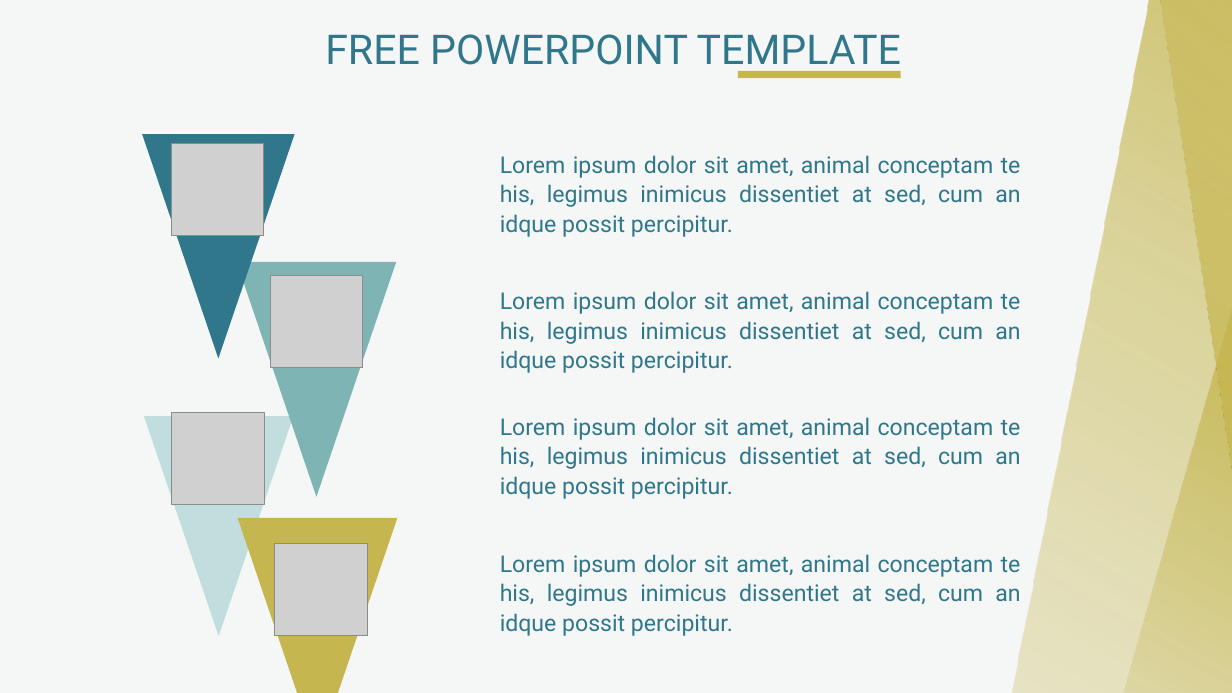
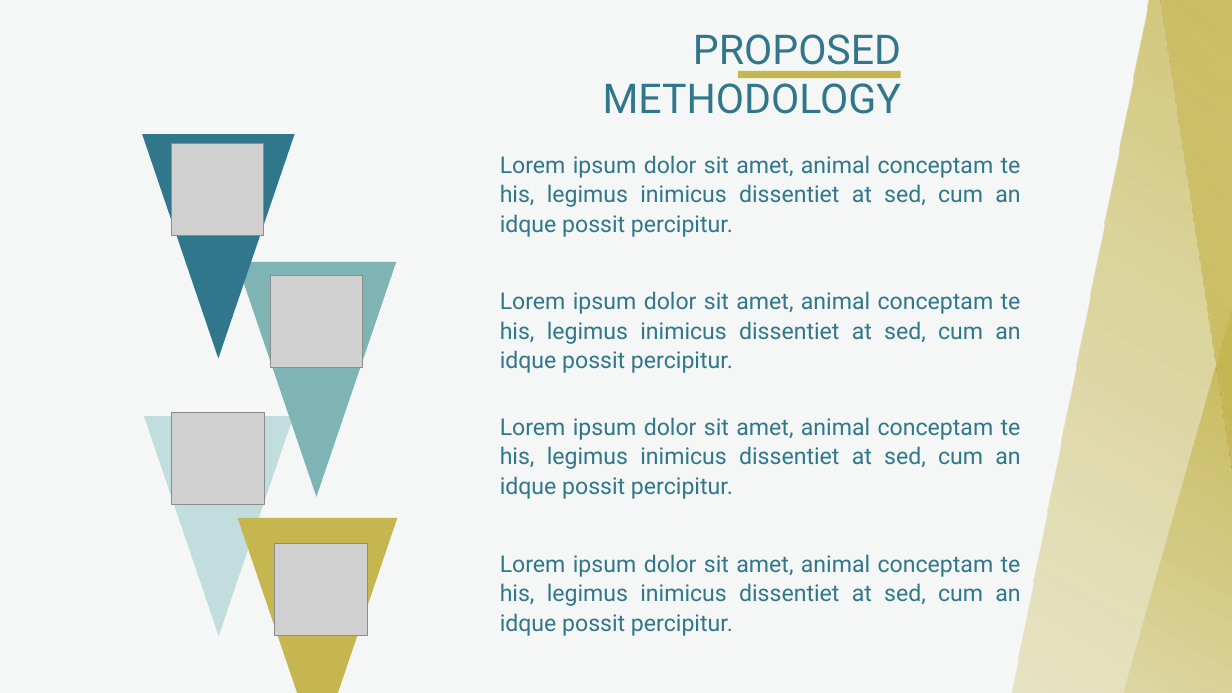
Before and after one commit to Winter-Soren/ConferencePaper-CHRIST-University, a slide deck: slide 6 of PPT/Morph PPT slides.pptx (slide 7 before the commit). Drawn at 1232x693 pixels with LibreOffice and Linux fonts; fonts in the diff are those of the drawing; grey boxes stand for pictures. Boxes give left, top, right and bottom in pixels: in the first picture for what was removed or moved away, otherwise in the second. Text is boxed around its words. In the diff, an @@ line names an element or a change of style, - is before the commit and + after.

```diff
--- a/PPT/Morph PPT slides.pptx
+++ b/PPT/Morph PPT slides.pptx
@@ text at box(603, 34, 901, 114): text changed @@
-FREE POWERPOINT TEMPLATE
+PROPOSED
+METHODOLOGY
```
Also in this commit, not shown: 10 other slides changed, 2 slides added, 17 slides removed.
